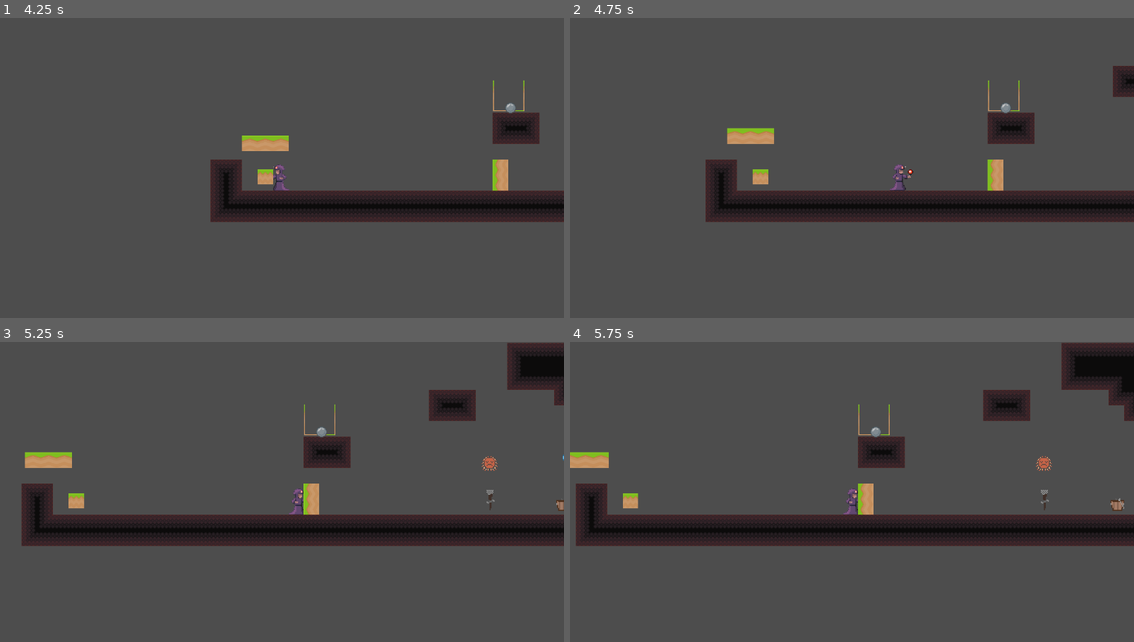
Above: before the commit, frames 1-4 (two rows, left to right).
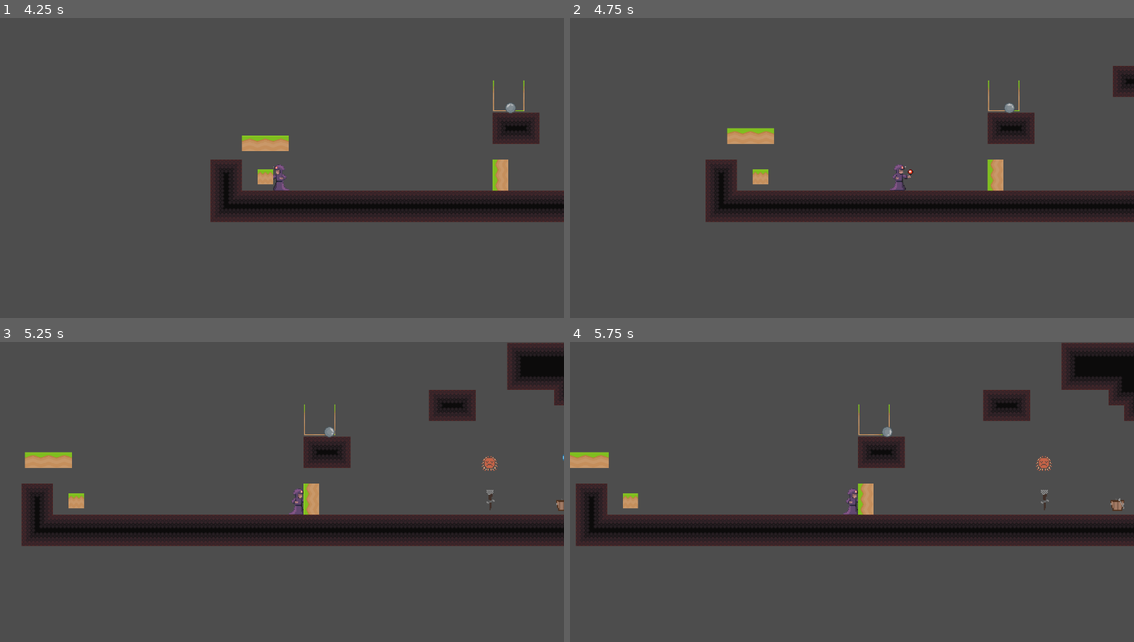
Above: after the commit, the same moments.

Repository: hanseei/superwizquest
Game: Godot game, scene res://Assets/Nodes/Scenes/TestStage.tscn
The game is run twice, just before and just after one commit, with the same random seed, the same clock (stepped at 60 frames per second) and the same inputs.
Inputs:
- Up to frame 1 (4.25 s): hold Shift (shift) 0.53-1.28 s; hold D (move_right) 0.53-2.03 s; tap W (move_up) at 0.77, 1.52, 3.02, 3.77 s; tap Space (space) at 1.35, 2.85 s; hold Shift (shift) 2.03-2.78 s; hold A (move_left) from 2.03 s (still down); hold Shift (shift) from 3.53 s (still down)
- Up to frame 2 (4.75 s): release A (move_left) at 4.28 s; release Shift (shift) at 4.28 s; hold D (move_right) from 4.28 s (still down); tap Space (space) at 4.35 s; tap W (move_up) at 4.52 s
- Up to frame 3 (5.25 s): keep holding D (move_right); hold Shift (shift) from 5.03 s (still down)
- Up to frame 4 (5.75 s): keep holding D (move_right); keep holding Shift (shift)

Frame 1 is identical in both runs. In frame 2, less than 0.1% of the frame differs, in the area x 76-79%, y 28-32%; in frame 3, less than 0.1%; in frame 4, less than 0.1%, in the area x 53-58%, y 28-32%.

Commit message:
added wind on stone that kinda works. needs more work. added gamecontroller also

Diff:
--- a/Assets/Nodes/Actors/Interactables/Scripts/physicsObjects.gd
+++ /dev/null
@@ -1,21 +0,0 @@
-extends RigidBody2D
-
-class_name physicsObjects
-
-# Called when the node enters the scene tree for the first time.
-func _ready() -> void:
-	var wind = get_node("../Player/Wind")
-	if (wind):
-		wind.connect("wind_updated", Callable(self, "_on_wind_wind_updated"))
-		print(wind)
-		_on_wind_wind_updated(1000, 0)
-	else:
-		push_warning("!!No player with a wind-object detected!!")
-
-
-func _on_wind_wind_updated(x_speed: Variant, z_speed: Variant) -> void:
-	print("wind on stone")
-	if x_speed != 0:
-		constant_force = Vector2(0, 1) * x_speed
-	if z_speed != 0:
-		print(z_speed + "z speed")
--- a/Assets/Nodes/Actors/Interactables/Scripts/physicsable.gd
+++ b/Assets/Nodes/Actors/Interactables/Scripts/physicsable.gd
@@ -2,9 +2,49 @@
 
 class_name Physicsable
 
+var wind_speed = 0
+var jump_velocity = 0
+
 func _on_wind_updated(x_speed: Variant, z_speed: Variant):
-	print("wind on stone")
+
+	if Gamecontroller.global_direction.normalized() == Vector2.RIGHT:
+
+		wind_speed = 2000.0
+		jump_velocity = 0
+		print("right")
+
+	if Gamecontroller.global_direction.normalized() ==  Vector2.LEFT:
+
+		wind_speed = -200.0
+		jump_velocity = 0
+		print("left")
+
+	if Gamecontroller.global_direction ==  Vector2.DOWN:
+
+		wind_speed = 0
+		jump_velocity = 16000
+		print("down")
+
+	if Gamecontroller.global_direction ==  Vector2.UP:
+
+		wind_speed = 0
+		jump_velocity = -2000
+		print("up")
+
+	if Gamecontroller.global_direction == Vector2.ZERO:
+		wind_speed = 0
+		jump_velocity = 0
+		print("no direction")
+
+
 	if x_speed != 0:
-		constant_force = Vector2(0, 1) * x_speed
+		print("x speed")
+		apply_central_force(Vector2(wind_speed, 0))
+		await get_tree().create_timer(5.0).timeout
+		constant_force = Vector2(0, 0)
+
 	if z_speed !=0:
-		print(z_speed," z speed")
+		apply_central_force(Vector2(0, jump_velocity))
+		print("z speed")
+		await get_tree().create_timer(5.0).timeout
+		constant_force = Vector2(0, 0)
--- a/Assets/Nodes/Actors/Interactables/Stone.tscn
+++ b/Assets/Nodes/Actors/Interactables/Stone.tscn
@@ -5,7 +5,7 @@
 
 [sub_resource type="CircleShape2D" id="CircleShape2D_ovohm"]
 
-[node name="Stone" type="RigidBody2D" groups=["stones"]]
+[node name="Stone" type="RigidBody2D" groups=["moveable", "stones"]]
 script = ExtResource("1_78y6s")
 
 [node name="CollisionShape2D" type="CollisionShape2D" parent="."]
--- a/Assets/Nodes/Actors/Player/Scripts/player.gd
+++ b/Assets/Nodes/Actors/Player/Scripts/player.gd
@@ -151,6 +151,8 @@
 	if down_key:
 		direction = Vector2.DOWN
 
+	Gamecontroller.global_direction = direction
+
 	if wind_active == false:
 
 		wind_active = true
@@ -169,6 +171,7 @@
 	wind_speed = x_speed
 	jump_velocity = Z_speed
 
+
 func shoot_element():
 	match current_element:
 		"fire": shoot_single(fire)
--- a/Assets/Nodes/Actors/Player/Scripts/wind.gd
+++ b/Assets/Nodes/Actors/Player/Scripts/wind.gd
@@ -36,7 +36,6 @@
 			jump_velocity = -2000
 
 
-		print(wind_speed, ", ", jump_velocity)
 		emit_signal("wind_updated", wind_speed, jump_velocity)
 		get_tree().call_group("moveable","_on_wind_updated",wind_speed,jump_velocity)
 		await get_tree().create_timer(5.0).timeout
--- /dev/null
+++ b/gamecontroller.gd
@@ -0,0 +1,14 @@
+extends Node
+
+var global_direction = Vector2.ZERO
+var global_z_speed = Vector2.ZERO
+var global_x_speed = Vector2.ZERO
+
+# Called when the node enters the scene tree for the first time.
+func _ready() -> void:
+	pass # Replace with function body.
+
+
+# Called every frame. 'delta' is the elapsed time since the previous frame.
+func _process(delta: float) -> void:
+	pass
--- a/project.godot
+++ b/project.godot
@@ -14,6 +14,15 @@
 run/main_scene="uid://c7g3qysr2s8mq"
 config/features=PackedStringArray("4.4", "GL Compatibility")
 config/icon="res://icon.svg"
+
+[autoload]
+
+Gamecontroller="*res://gamecontroller.gd"
+
+[global_group]
+
+moveable=""
+stones=""
 
 [input]
 
Not shown, removed: Assets/Nodes/Actors/Interactables/Scripts/physicsObjects.gd.uid
Not shown, added: gamecontroller.gd.uid
